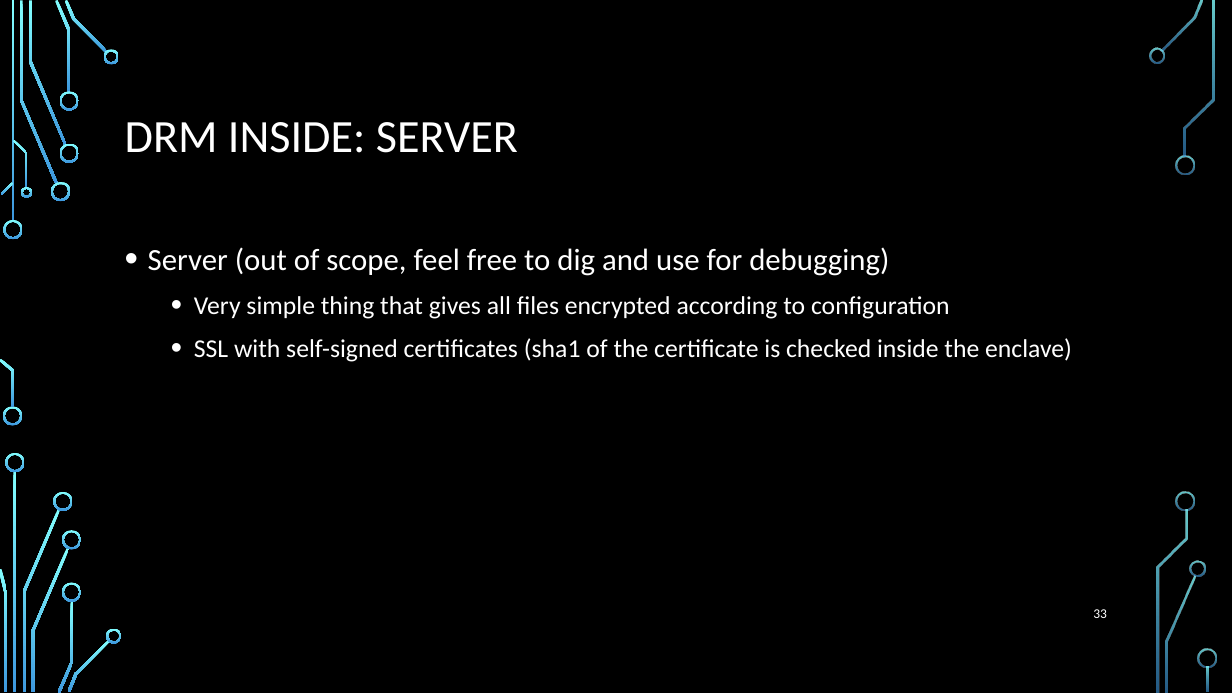
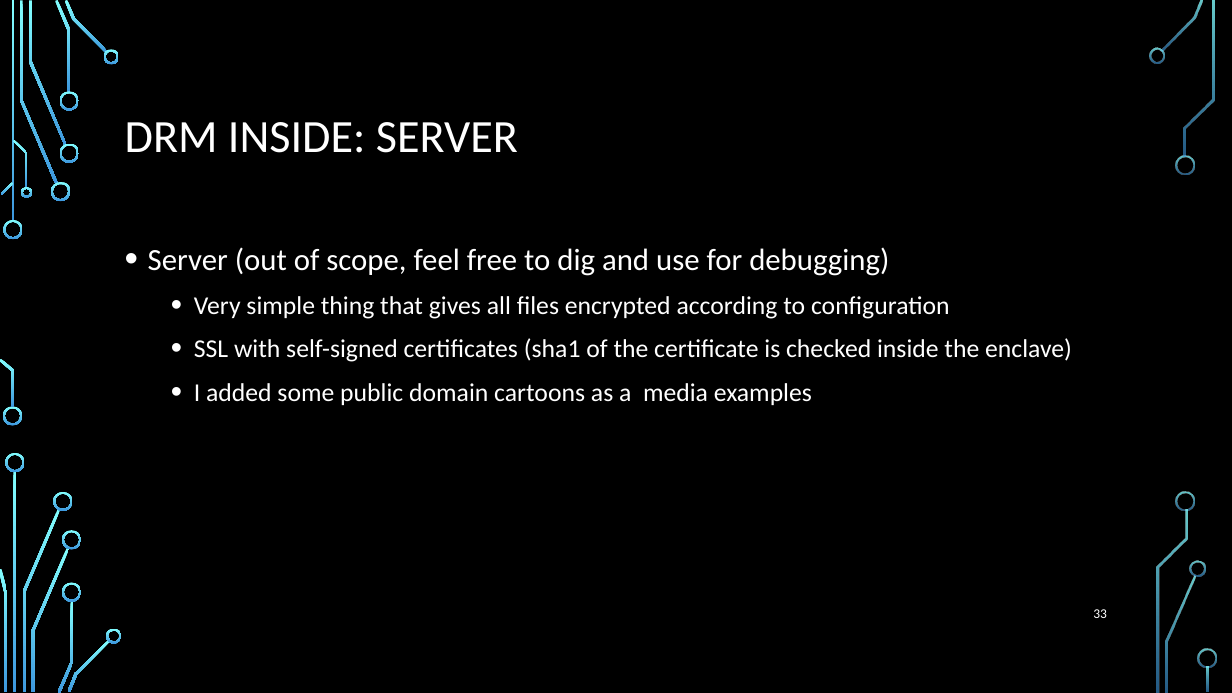
Before and after one commit to wireshrink/RECONMTL-2017, a slide deck: slide 33 of docs/SGX Enclave Programming - Common Mistakes.pptx. Drawn at 1232x693 pixels with LibreOffice and Linux fonts; fonts in the diff are those of the drawing; background and template pictures are left out. Boxes give left, top, right and bottom in pixels: in the first picture for what was removed or moved away, otherwise in the second. Text is boxed around its words. In the diff, an @@ line names an element or a change of style, - is before the commit and + after.

```diff
--- a/docs/SGX Enclave Programming - Common Mistakes.pptx
+++ b/docs/SGX Enclave Programming - Common Mistakes.pptx
@@ text at box(194, 383, 812, 405): paragraph added @@
+  • I added some public domain cartoons as a media examples
```
Also in this commit, not shown: 2 other slides changed.
